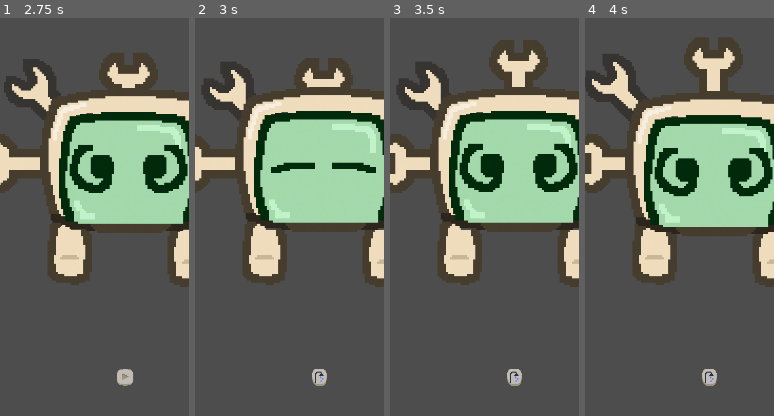
Above: before the commit, frames 1-4 (left to right).
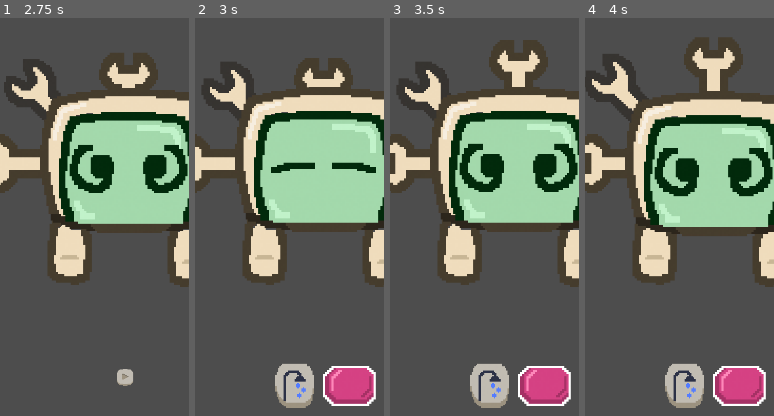
Above: after the commit, the same moments.

Repository: daniel-macias/mrduelm
Game: Godot game, scene res://Scenes/main.tscn
Two runs of this game, one before a commit and one after it. Both use one fixed random seed, a clock stepped at 60 frames per second and the inputs below. The engine's default icon, where the game draws it, is replaced by a stand-in: a white triangle on a blue panel in a dark square.
Inputs (mouse positions are % of the whole screen's width and height, from its top left):
- Up to frame 1 (2.75 s): click (49, 87) at 0.5 s; click (21, 96) at 1.25 s; click (50, 96) at 2 s
- Up to frame 2 (3 s): click (36, 96) at 2.75 s
- Up to frame 3 (3.5 s): no input
- Up to frame 4 (4 s): click (57, 87) at 3.52 s
The pictures show only the part of the screen within x 16-66%, y 41-91%; the shares and areas given below are measured in that part.

Frame 1 is identical in both runs. In frame 2, 4.9% of the frame differs, in the area x 42-96%, y 86-98%; in frame 3, 4.9%; in frame 4, 4.9%.

Commit message:
started working on soap

Diff:
--- a/Scenes/main.tscn
+++ b/Scenes/main.tscn
@@ -21,6 +21,7 @@
 [ext_resource type="Texture2D" uid="uid://cvv5owqxqr3kl" path="res://Sprites/UI/ProgressBars/food.png" id="9_w1x0o"]
 [ext_resource type="Texture2D" uid="uid://llbq667nujq5" path="res://Sprites/UI/ProgressBars/bar_fill.png" id="10_3nn5s"]
 [ext_resource type="Texture2D" uid="uid://b3cdmltcbqcg5" path="res://Sprites/UI/sleep_icon_pressed.png" id="10_wapte"]
+[ext_resource type="Texture2D" uid="uid://chaa0bocw2434" path="res://Sprites/UI/soap.png" id="10_xt54n"]
 [ext_resource type="Texture2D" uid="uid://digdmvn5mg8gr" path="res://Sprites/UI/ProgressBars/health.png" id="11_dhajy"]
 [ext_resource type="Script" path="res://Scripts/UIManagers/SleepGUI.gd" id="11_l60en"]
 [ext_resource type="Texture2D" uid="uid://bt43t0q64458k" path="res://Sprites/UI/ProgressBars/happy.png" id="12_5y17l"]
@@ -39,6 +40,7 @@
 [node name="CanvasLayer" type="CanvasLayer" parent="."]
 
 [node name="FoodGUI" type="Control" parent="CanvasLayer"]
+visible = false
 layout_mode = 3
 anchors_preset = 15
 anchor_right = 1.0
@@ -124,7 +126,6 @@
 stretch_mode = 5
 
 [node name="BathroomGUI" type="Control" parent="CanvasLayer"]
-visible = false
 layout_mode = 3
 anchors_preset = 15
 anchor_right = 1.0
@@ -156,16 +157,24 @@
 anchor_top = 0.865
 anchor_right = 0.5
 anchor_bottom = 0.865
-offset_left = -20.0
-offset_top = -24.8
-offset_right = 20.0
-offset_bottom = 15.2
+offset_left = -64.0
+offset_top = -34.8
+offset_right = 62.0
+offset_bottom = 49.2
 grow_horizontal = 2
 grow_vertical = 2
 
 [node name="TextureButton" type="TextureButton" parent="CanvasLayer/BathroomGUI/HBoxContainer"]
+custom_minimum_size = Vector2(100, 0)
 layout_mode = 2
 texture_normal = ExtResource("3_vlkju")
+stretch_mode = 5
+
+[node name="Soap" type="TextureButton" parent="CanvasLayer/BathroomGUI/HBoxContainer"]
+custom_minimum_size = Vector2(100, 0)
+layout_mode = 2
+texture_normal = ExtResource("10_xt54n")
+stretch_mode = 5
 
 [node name="PlayGUI" type="Control" parent="CanvasLayer"]
 visible = false
Not shown: 1 places in Scenes/main.tscn that only renumber resources
Binary file added: Sprites/UI/soap.png
Not shown, added: Sprites/UI/soap.png.import
